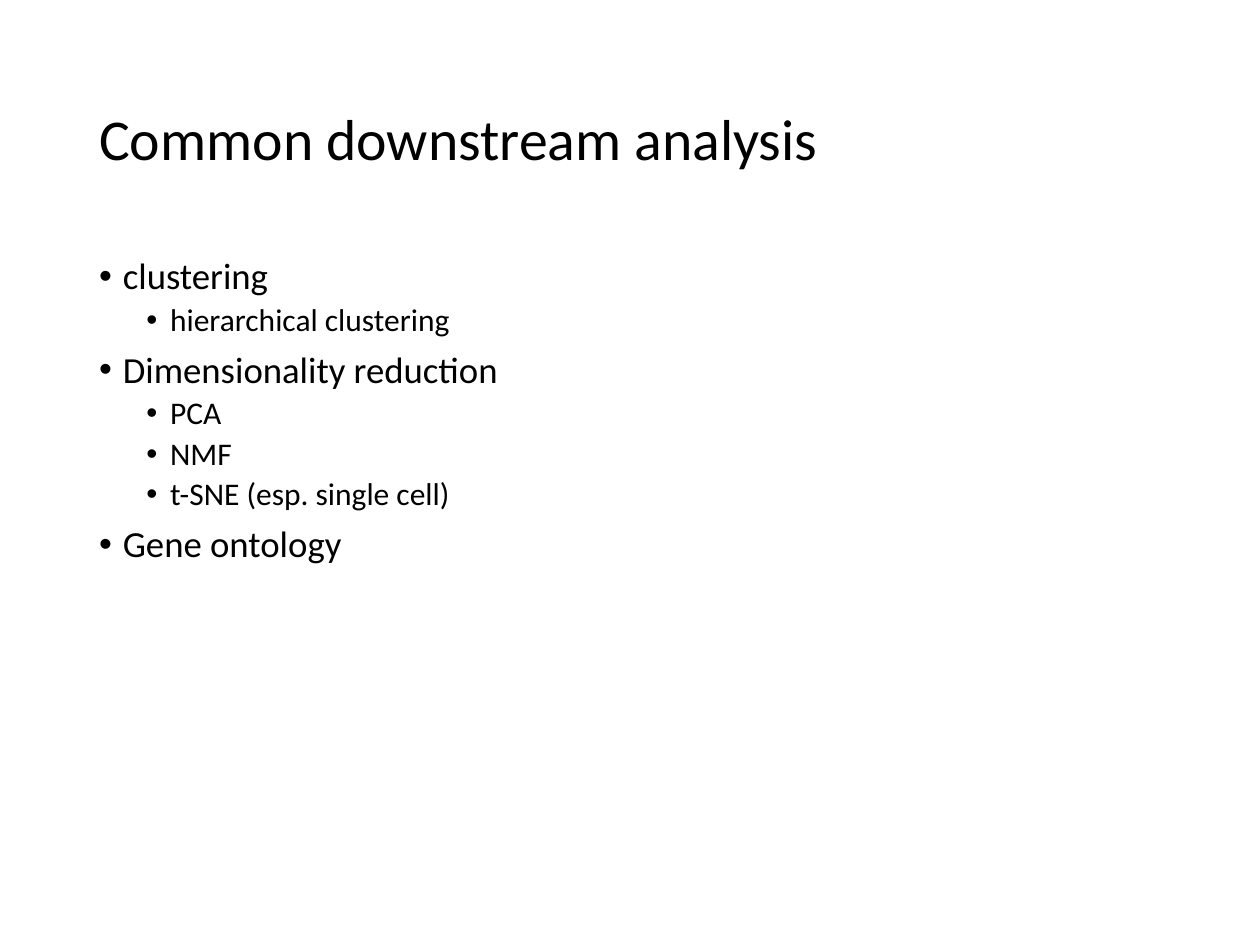
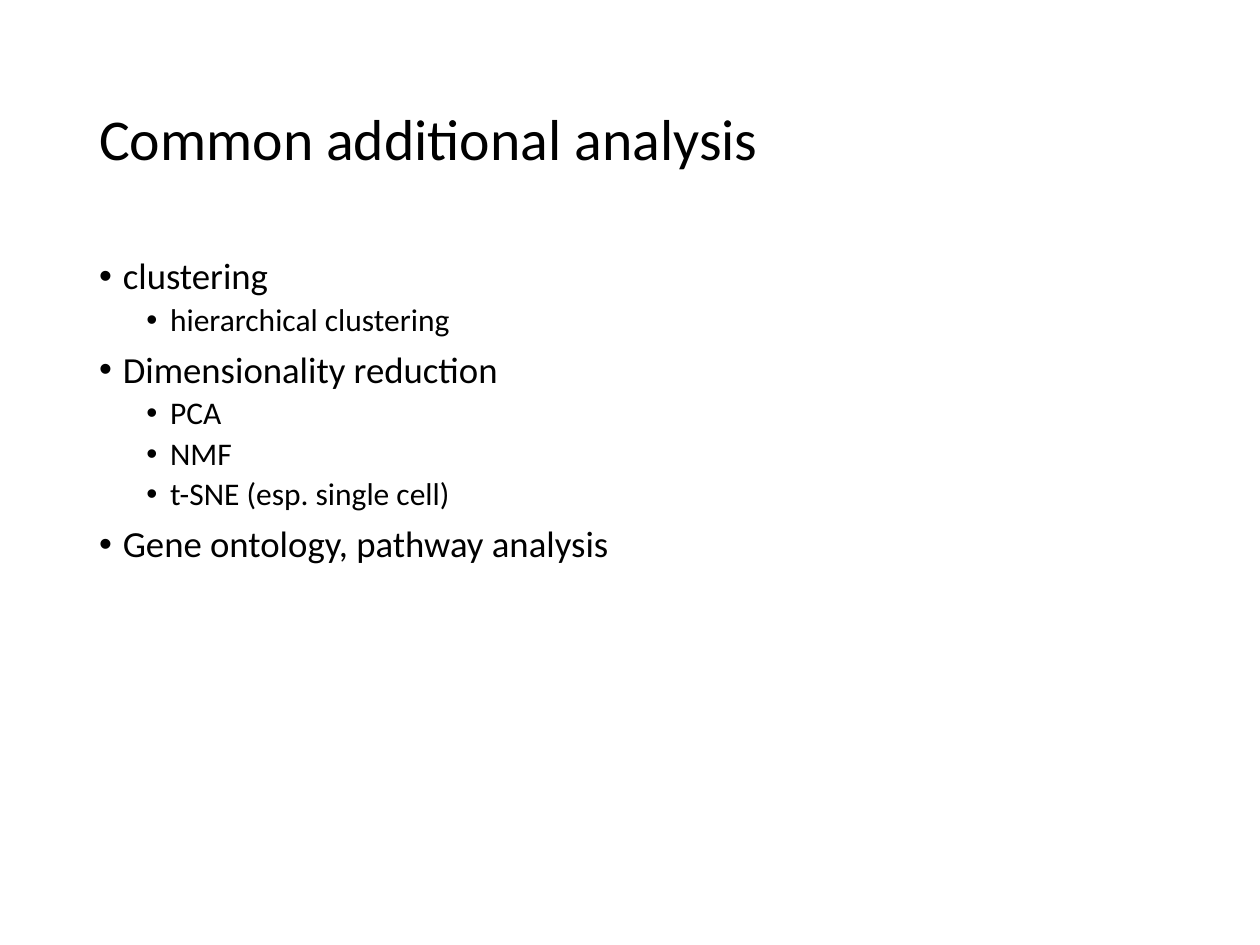
Before and after one commit to Yue-Jiang/achems, a slide deck: slide 12 of rna-seq workshop.pptx (slide 7 before the commit). Drawn at 1260x945 pixels with LibreOffice and Linux fonts; fonts in the diff are those of the drawing. Boxes give left, top, right and bottom in pixels: in the first picture for what was removed or moved away, otherwise in the second. Text is boxed around its words. In the diff, an @@ line names an element or a change of style, - is before the commit and + after.

```diff
--- a/rna-seq workshop.pptx
+++ b/rna-seq workshop.pptx
@@ title at [99,120,758,170]: text changed @@
-Common downstream analysis
+Common additional analysis
@@ text at [123,531,608,564]: text changed @@
-• Gene ontology
+• Gene ontology, pathway analysis
```
Also in this commit, not shown: 4 other slides changed, 6 slides added.
